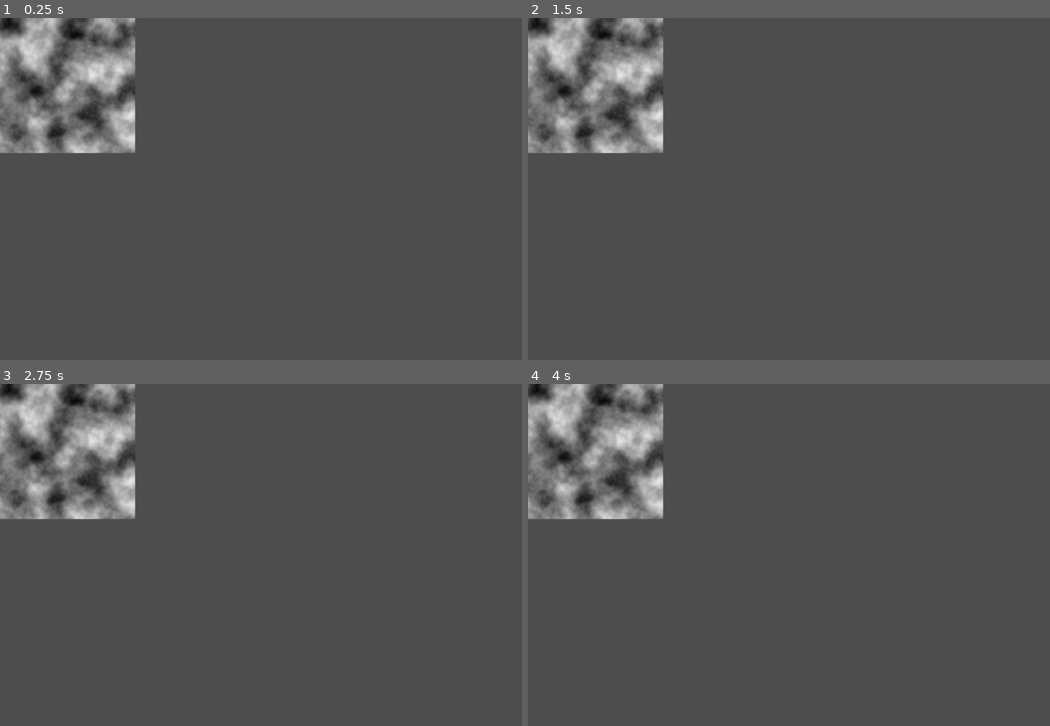
Above: before the commit, frames 1-4 (two rows, left to right).
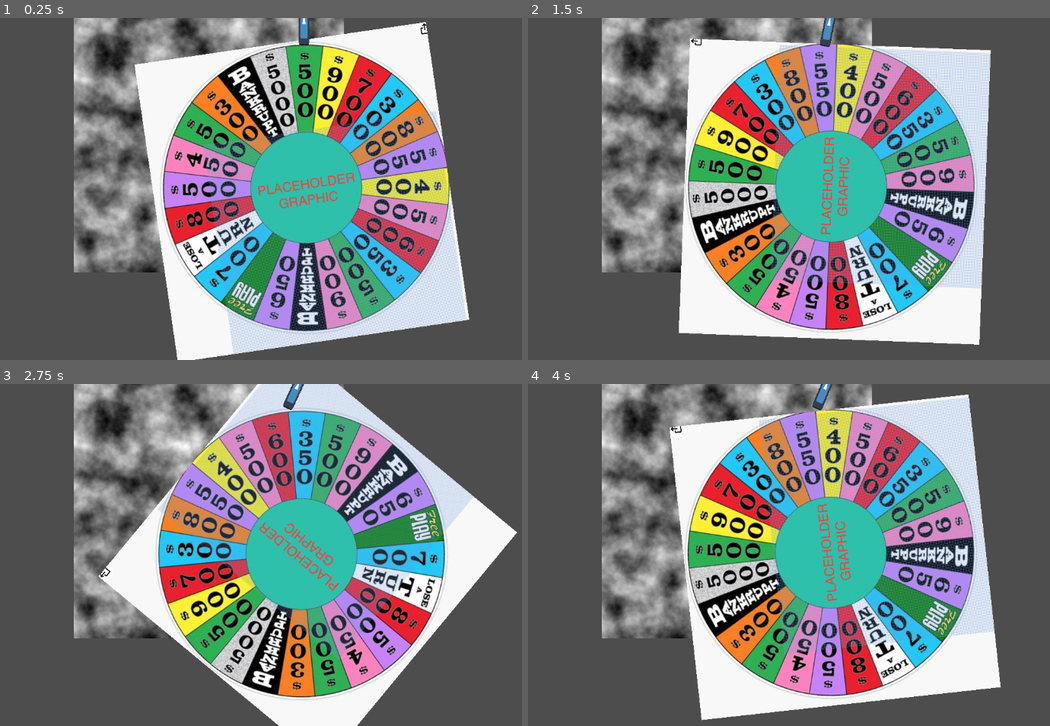
Above: after the commit, the same moments.

Repository: rsburke4/RoundThingOfRiches
Game: Godot game, scene res://TestNoise.tscn
Same seed, same stepped clock (60 frames per second), same inputs: the game is played once before the commit and once after it. The project has no main scene, so this scene is started directly. The engine's default icon, where the game draws it, is replaced by a stand-in: a white triangle on a blue panel in a dark square.
Inputs (mouse positions are in pixels of both pictures, inside the frame that each line leads up to):
- Up to frame 1 (0.25 s): no input
- Up to frame 2 (1.5 s): tap Enter at 0.5 s; move the mouse to (966, 171) at 0.52 s; click (966, 171) at 0.6 s; move the mouse to (710, 206) at 1.27 s; click (710, 206) at 1.35 s
- Up to frame 3 (2.75 s): move the mouse to (365, 479) at 2.02 s; click (365, 479) at 2.1 s
- Up to frame 4 (4 s): move the mouse to (799, 623) at 2.77 s; click (799, 623) at 2.85 s; move the mouse to (1013, 606) at 3.52 s; click (1013, 606) at 3.6 s

The runs differ from the first frame. In frame 1, 63% of the frame differs, in the area x 0-90%, y 0-100%; in frame 2, 63%; in frame 3, 61%; in frame 4, 64%, in the area x 0-91%, y 0-99%.

Commit message:
Added wheel mechanics

Diff:
--- a/TestNoise.tscn
+++ b/TestNoise.tscn
@@ -1,4 +1,6 @@
-[gd_scene load_steps=4 format=3 uid="uid://34amdfgouso"]
+[gd_scene load_steps=5 format=3 uid="uid://34amdfgouso"]
+
+[ext_resource type="PackedScene" uid="uid://c5b1hocmae8sh" path="res://Wheel/Wheel.tscn" id="1_aqd56"]
 
 [sub_resource type="Gradient" id="Gradient_go2g4"]
 
@@ -12,3 +14,6 @@
 
 [node name="Sprite2D" type="Sprite2D" parent="."]
 texture = SubResource("NoiseTexture2D_11gk0")
+
+[node name="WheelRoot" parent="." instance=ExtResource("1_aqd56")]
+position = Vector2(180, 98)
--- /dev/null
+++ b/Wheel/DecisionArea.gd
@@ -0,0 +1,11 @@
+extends Area2D
+
+
+# Called when the node enters the scene tree for the first time.
+func _ready():
+	pass # Replace with function body.
+
+
+# Called every frame. 'delta' is the elapsed time since the previous frame.
+func _process(delta):
+	pass
--- /dev/null
+++ b/Wheel/Wheel.tscn
@@ -0,0 +1,104 @@
+[gd_scene load_steps=11 format=3 uid="uid://c5b1hocmae8sh"]
+
+[ext_resource type="Script" path="res://Wheel/WheelPhysics.gd" id="1_3mmcp"]
+[ext_resource type="Texture2D" uid="uid://bceusqkao36oy" path="res://icon.svg" id="2_mm2ay"]
+[ext_resource type="Texture2D" uid="uid://d20vvy3cia2jx" path="res://Wheel/assets/WheelPlaceholder.png" id="2_uym3h"]
+
+[sub_resource type="PhysicsMaterial" id="PhysicsMaterial_00akf"]
+rough = true
+absorbent = true
+
+[sub_resource type="CircleShape2D" id="CircleShape2D_spdrm"]
+
+[sub_resource type="CircleShape2D" id="CircleShape2D_01dat"]
+radius = 33.0
+
+[sub_resource type="PhysicsMaterial" id="PhysicsMaterial_ijp63"]
+rough = true
+absorbent = true
+
+[sub_resource type="CapsuleShape2D" id="CapsuleShape2D_m57s6"]
+height = 80.0
+
+[sub_resource type="CapsuleShape2D" id="CapsuleShape2D_gs2n2"]
+height = 79.04
+
+[sub_resource type="CircleShape2D" id="CircleShape2D_08mq1"]
+
+[node name="WheelRoot" type="Node2D"]
+
+[node name="WheelPhysics" type="RigidBody2D" parent="."]
+inertia = 10.0
+physics_material_override = SubResource("PhysicsMaterial_00akf")
+gravity_scale = 0.0
+angular_damp_mode = 1
+angular_damp = 0.4
+script = ExtResource("1_3mmcp")
+wheel_choices = Array[int]([500, 900, 700, 300, 800, 550, 400, 500, 600, 350, 500, 900, -1, 650, -2, 700, -3, 800, 500, 450, 500, 300, -1, 5000])
+angular_threshold = 0.1
+
+[node name="WheelSprite" type="Sprite2D" parent="WheelPhysics"]
+position = Vector2(-4, 6)
+rotation = -0.144862
+scale = Vector2(0.5, 0.5)
+texture = ExtResource("2_uym3h")
+
+[node name="WheelCollider" type="CollisionShape2D" parent="WheelPhysics"]
+scale = Vector2(28, 28)
+shape = SubResource("CircleShape2D_spdrm")
+
+[node name="WheelSection1" type="CollisionPolygon2D" parent="WheelPhysics"]
+polygon = PackedVector2Array(14, -108, -9, -108, -35, -288, -25, -268, 26, -268, 38, -290)
+
+[node name="WheelArea2D" type="Area2D" parent="WheelPhysics/WheelSection1"]
+collision_layer = 256
+
+[node name="CollisionShape2D" type="CollisionShape2D" parent="WheelPhysics/WheelSection1/WheelArea2D"]
+position = Vector2(0, -281)
+shape = SubResource("CircleShape2D_01dat")
+
+[node name="Ticker" type="Node2D" parent="."]
+position = Vector2(0, -13.52)
+
+[node name="PinJoint2D" type="PinJoint2D" parent="Ticker"]
+position = Vector2(0, -335.48)
+node_a = NodePath("../HingeAnchor")
+node_b = NodePath("../NeedlePhysics")
+bias = 0.5
+softness = 0.01
+
+[node name="NeedlePhysics" type="RigidBody2D" parent="Ticker"]
+position = Vector2(0, -335)
+collision_layer = 258
+physics_material_override = SubResource("PhysicsMaterial_ijp63")
+gravity_scale = 128.0
+
+[node name="NeedleSprite" type="Sprite2D" parent="Ticker/NeedlePhysics"]
+position = Vector2(0, 34.04)
+scale = Vector2(0.15625, 0.647569)
+texture = ExtResource("2_mm2ay")
+
+[node name="NeedleCollider" type="CollisionShape2D" parent="Ticker/NeedlePhysics"]
+position = Vector2(0, 21)
+shape = SubResource("CapsuleShape2D_m57s6")
+
+[node name="DecisionArea" type="Area2D" parent="Ticker/NeedlePhysics"]
+collision_layer = 257
+collision_mask = 257
+
+[node name="DecisionCollider" type="CollisionShape2D" parent="Ticker/NeedlePhysics/DecisionArea"]
+position = Vector2(0, 21)
+shape = SubResource("CapsuleShape2D_gs2n2")
+
+[node name="HingeAnchor" type="StaticBody2D" parent="Ticker"]
+position = Vector2(0, -336)
+collision_layer = 4
+
+[node name="HingeCollider" type="CollisionShape2D" parent="Ticker/HingeAnchor"]
+shape = SubResource("CircleShape2D_08mq1")
+disabled = true
+
+[node name="Camera2D" type="Camera2D" parent="."]
+
+[connection signal="input_event" from="WheelPhysics" to="WheelPhysics" method="_on_input_event"]
+[connection signal="area_shape_entered" from="Ticker/NeedlePhysics/DecisionArea" to="WheelPhysics" method="_on_decision_area_area_shape_entered"]
--- /dev/null
+++ b/Wheel/WheelPhysics.gd
@@ -0,0 +1,52 @@
+extends RigidBody2D
+
+var rng = RandomNumberGenerator.new()
+var can_spin
+var landed_value
+var just_stopped
+var landed_node
+@export var wheel_choices:Array[int]
+@export var angular_threshold:float
+
+func spin():
+	var random_num = rng.randf_range(10.0, 20.0)
+	apply_torque_impulse(random_num * 10.0)
+
+# Called when the node enters the scene tree for the first time.
+func _ready():
+	can_spin = true
+	input_pickable = true
+	just_stopped = false
+	#Set up colliders for all wheel sections
+	for i in wheel_choices.size():
+		if i == 0:
+			continue
+		var section = get_node("WheelSection1").duplicate()
+		section.name = "WheelSection" + str(i + 1)
+		section.rotation_degrees = i * 360/wheel_choices.size()
+		add_child(section)
+
+# Called every frame. 'delta' is the elapsed time since the previous frame.
+func _process(delta):
+
+	if angular_velocity < angular_threshold:
+		can_spin = true
+		if just_stopped == true:
+			landed_value = landed_node.name.get_slice("WheelSection", 1)
+			print(wheel_choices[int(landed_value)-1])
+			just_stopped = false
+			angular_velocity = 0.0
+	#This is a placeholder. For now, can_spin allows
+	#infinite spins, but this should also factor gamestate in
+	else:
+		can_spin = false
+		just_stopped = true
+
+func _on_input_event(viewport, event, shape_idx):
+	if Input.is_action_just_released("SpinWheel"):
+		if can_spin:
+			spin()
+
+
+func _on_decision_area_area_shape_entered(area_rid, area, area_shape_index, local_shape_index):
+	landed_node = area.get_parent()
--- a/project.godot
+++ b/project.godot
@@ -11,9 +11,19 @@
 [application]
 
 config/name="WheelOfFortune"
+run/main_scene="res://MainScene/MainScene.tscn"
 config/features=PackedStringArray("4.1", "Forward Plus")
 config/icon="res://icon.svg"
 
 [dotnet]
 
 project/assembly_name="WheelOfFortune"
+
+[input]
+
+SpinWheel={
+"deadzone": 0.5,
+"events": [Object(InputEventMouseButton,"resource_local_to_scene":false,"resource_name":"","device":-1,"window_id":0,"alt_pressed":false,"shift_pressed":false,"ctrl_pressed":false,"meta_pressed":false,"button_mask":0,"position":Vector2(0, 0),"global_position":Vector2(0, 0),"factor":1.0,"button_index":1,"canceled":false,"pressed":false,"double_click":false,"script":null)
+, Object(InputEventKey,"resource_local_to_scene":false,"resource_name":"","device":0,"window_id":0,"alt_pressed":false,"shift_pressed":false,"ctrl_pressed":false,"meta_pressed":false,"pressed":false,"keycode":0,"physical_keycode":32,"key_label":0,"unicode":0,"echo":false,"script":null)
+]
+}
Not shown, changed: Puzzle/assets/read_me_first.txt
Binary file added: Wheel/assets/WheelPlaceholder.png
Not shown, added: Wheel/assets/WheelPlaceholder.png.import
